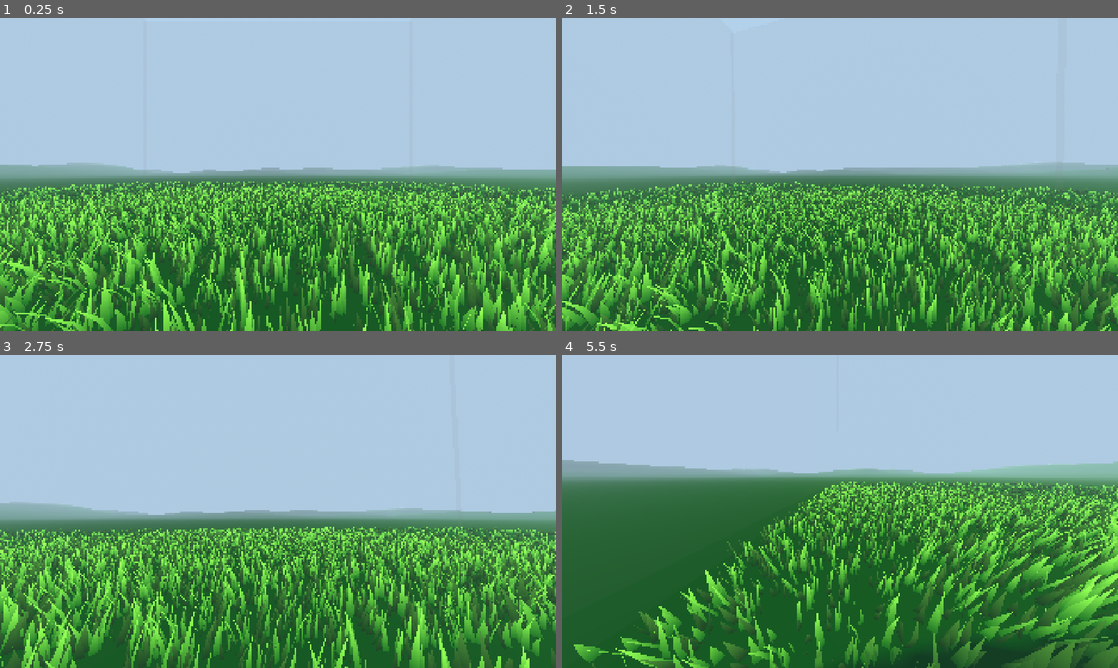
Above: before the commit, frames 1-4 (two rows, left to right).
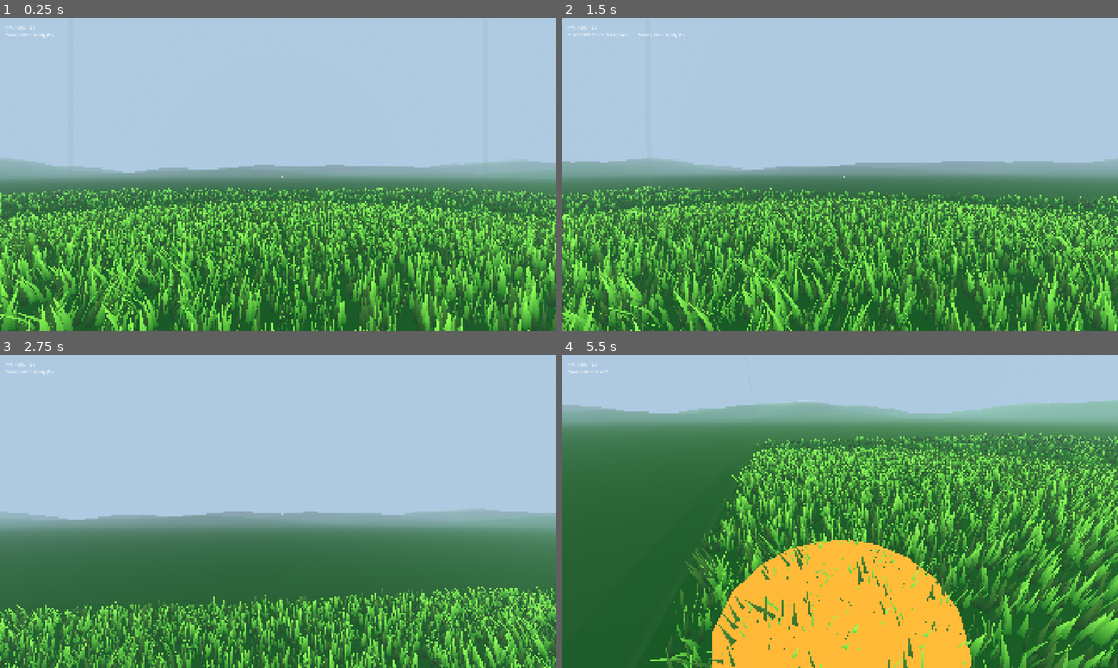
Above: after the commit, the same moments.

Repository: Error403Allowed/Rebound
Game: Godot game, scene res://Scenes/main.tscn
Two runs of this game, one before a commit and one after it. Both use one fixed random seed, a clock stepped at 60 frames per second and the inputs below.
Inputs (mouse positions are in pixels of both pictures, inside the frame that each line leads up to):
- Up to frame 1 (0.25 s): no input
- Up to frame 2 (1.5 s): tap Enter at 0.5, 1.25 s; move the mouse to (867, 174) at 0.52 s; hold Shift 0.53-1.28 s; hold W from 0.53 s (still down); tap E at 0.6 s; click (867, 174) at 0.67 s; tap Space at 0.77, 1.07 s; move the mouse to (812, 174) at 1.27 s; tap Shift at 1.35 s; click (812, 174) at 1.42 s
- Up to frame 3 (2.75 s): keep holding W; tap Space at 1.52, 1.55, 1.82 s; tap Enter at 2 s; move the mouse to (289, 505) at 2.02 s; hold Space from 2.03 s (still down); click (289, 505) at 2.17 s; tap E at 2.3 s
- Up to frame 4 (5.5 s): move the mouse to (834, 517) at 2.77 s; release Space at 2.78 s; tap E at 2.85 s; click (834, 517) at 2.92 s; tap Space at 3.02, 3.32, 3.77, 3.8, 4.07 s; tap Shift at 3.05 s; tap Enter at 3.5, 4.25, 5 s; move the mouse to (878, 514) at 3.52 s; hold Shift 3.53-4.25 s; click (878, 514) at 3.67 s; tap Escape (ui_cancel) at 4.15 s; release W at 4.25 s; drag from (673, 464) to (756, 433) at 4.27 s; move the mouse to (845, 511) at 5.02 s; hold W from 5.03 s (still down); hold Shift from 5.03 s (still down); tap 1 at 5.1 s; click (845, 511) at 5.17 s

The runs differ from the first frame. In frame 1, 33% of the frame differs, in the area x 0-100%, y 2-100%; in frame 2, 31%; in frame 3, 35%; in frame 4, 60%.

Commit message:
updated movement + trampoline

Diff:
--- a/Scenes/combat_test.tscn
+++ /dev/null
@@ -1,6 +0,0 @@
-[gd_scene format=3 uid="uid://dlitrxnl8meur"]
-
-[ext_resource type="Script" uid="uid://du2v5fo0pnoxo" path="res://Scripts/survival_run.gd" id="1"]
-
-[node name="CombatTest" type="Node3D" unique_id=765497985]
-script = ExtResource("1")
--- /dev/null
+++ b/Scenes/enemy.tscn
@@ -0,0 +1,8 @@
+[gd_scene format=3 uid="uid://dfc4lnwdviwss"]
+
+[ext_resource type="Script" uid="uid://c1rb2fyt28634" path="res://enemy.gd" id="1_hghv2"]
+
+[node name="Node3D" type="Node3D" unique_id=893543193]
+
+[node name="Enemy" type="CharacterBody3D" parent="." unique_id=935829526]
+script = ExtResource("1_hghv2")
--- a/Scenes/main.tscn
+++ b/Scenes/main.tscn
@@ -1,8 +1,7 @@
 [gd_scene format=3 uid="uid://brkywcw4q7i8e"]
 
 [ext_resource type="Script" uid="uid://ddptp7gx1mlp7" path="res://Scenes/scenery.gd" id="1_21xkr"]
-[ext_resource type="PackedScene" uid="uid://w0aspmdv1nou" path="res://Scenes/player.tscn" id="1_jjgbg"]
-[ext_resource type="Script" uid="uid://dopr0l2bbw7nv" path="res://Scripts/player.gd" id="2_bo1nx"]
+[ext_resource type="Script" uid="uid://cr4yf17jkeobf" path="res://Scenes/player.gd" id="2_bo1nx"]
 [ext_resource type="Script" uid="uid://d4esdhxjbwtti" path="res://Scenes/grass.gd" id="2_jjvhh"]
 [ext_resource type="Material" uid="uid://bubb7b6kixth4" path="res://Textures/grass_material.tres" id="2_kry3j"]
 [ext_resource type="Script" uid="uid://dspsd6om7ybfx" path="res://Scenes/world.gd" id="5_kry3j"]
@@ -18,6 +17,10 @@
 background_mode = 2
 sky = SubResource("Sky_bo1nx")
 glow_enabled = true
+
+[sub_resource type="CapsuleShape3D" id="CapsuleShape3D_xgh8v"]
+radius = 0.4
+height = 1.8
 
 [node name="Main" type="Node3D" unique_id=474837367]
 
@@ -39,6 +42,13 @@
 transform = Transform3D(-0.8778102, -0.463643, -0.12035135, -0.47780037, 0.829674, 0.28870025, -0.03400147, 0.31092793, -0.94982517, 0, 12.717308, -7.6219816)
 shadow_enabled = true
 
-[node name="Player" parent="." unique_id=2081837301 instance=ExtResource("1_jjgbg")]
-transform = Transform3D(1, 0, 0, 0, 1, 0, 0, 0, 1, 0, 1.5112839, 0)
+[node name="Player" type="CharacterBody3D" parent="." unique_id=1737231746]
 script = ExtResource("2_bo1nx")
+
+[node name="CollisionShape3D" type="CollisionShape3D" parent="Player" unique_id=1884869227]
+shape = SubResource("CapsuleShape3D_xgh8v")
+
+[node name="Head" type="Node3D" parent="Player" unique_id=38199390]
+transform = Transform3D(1, 0, 0, 0, 1, 0, 0, 0, 1, 0, 1.6, 0)
+
+[node name="Camera3D" type="Camera3D" parent="Player/Head" unique_id=60206485]
--- a/Scenes/placed_trampoline.tscn
+++ /dev/null
@@ -1,33 +0,0 @@
-[gd_scene load_steps=6 format=3]
-
-[ext_resource type="Script" path="res://Scripts/placed_trampoline.gd" id="1"]
-
-[sub_resource type="BoxShape3D" id="Trigger"]
-size = Vector3(3, 0.4, 3)
-
-[sub_resource type="BoxMesh" id="Surface"]
-size = Vector3(2.8, 0.14, 2.8)
-
-[sub_resource type="BoxMesh" id="Frame"]
-size = Vector3(3, 0.12, 3)
-
-[sub_resource type="StandardMaterial3D" id="FrameMaterial"]
-albedo_color = Color(0.1, 0.12, 0.15, 1)
-
-[node name="PlacedTrampoline" type="Area3D"]
-collision_layer = 0
-collision_mask = 2
-script = ExtResource("1")
-
-[node name="CollisionShape3D" type="CollisionShape3D" parent="."]
-shape = SubResource("Trigger")
-
-[node name="Visuals" type="Node3D" parent="."]
-
-[node name="Frame" type="MeshInstance3D" parent="Visuals"]
-position = Vector3(0, -0.09, 0)
-mesh = SubResource("Frame")
-material_override = SubResource("FrameMaterial")
-
-[node name="Surface" type="MeshInstance3D" parent="Visuals"]
-mesh = SubResource("Surface")
--- a/Scenes/player.gd
+++ b/Scenes/player.gd
@@ -1,79 +1,245 @@
 extends CharacterBody3D
 
-@export var speed: float = 5.0
-@export var sprint_speed: float = 7.5
-@export var jump_velocity: float = 4.5
-@export var mouse_sensitivity: float = 0.002
-@export var ground_acceleration: float = 50.0
-@export var air_acceleration: float = 15.0
-
-var gravity: float = float(ProjectSettings.get_setting("physics/3d/default_gravity"))
-var _jump_was_held: bool = false
+@export_group("Movement")
+@export var move_speed := 11.0
+@export var ground_accel := 90.0
+@export var air_accel := 20.0
+@export var jump_speed := 8.0
+@export var gravity := 22.0
+@export var fall_multiplier := 1.4
+@export var mouse_sensitivity := 0.0025
+
+@export_group("Trampoline")
+@export var launch_speed := 24.0
+@export var slam_multiplier := 2.5
+@export var max_fall_speed := 60.0
+@export var place_range := 10.0
+@export var place_cooldown := 5.0
+@export var tramp_radius := 1.5
+@export var world_size := 65.0           # must match the World script
+
+@export_group("Combat")
+@export var max_health := 100
+@export var stomp_damage := 1
+@export var hit_invulnerability := 0.4   # seconds of protection after being hit
 
 @onready var head: Node3D = $Head
 @onready var camera: Camera3D = $Head/Camera3D
-var _base_fov: float = 0.0
+
+const TRAMP_HEIGHT := 0.3
+
+var place_mode := false
+var cooldown_left := 0.0
+var launched := false
+var health := 100
+var hit_timer := 0.0
+var stomped: Array = []                  # enemies already hit during this slam
+
+var tramp_mesh: CylinderMesh
+var preview: MeshInstance3D
+var preview_mat: StandardMaterial3D
+var stomp_zone: Area3D
+var hud: Label
+
 
 func _ready() -> void:
-	_base_fov = camera.fov
+	add_to_group("player")
+	health = max_health
 	Input.mouse_mode = Input.MOUSE_MODE_CAPTURED
 
+	tramp_mesh = CylinderMesh.new()
+	tramp_mesh.top_radius = tramp_radius
+	tramp_mesh.bottom_radius = tramp_radius
+	tramp_mesh.height = TRAMP_HEIGHT
+	tramp_mesh.radial_segments = 16
+	tramp_mesh.rings = 1
+	var tramp_mat := StandardMaterial3D.new()
+	tramp_mat.albedo_color = Color(1.0, 0.45, 0.1)
+	tramp_mat.specular_mode = BaseMaterial3D.SPECULAR_DISABLED
+	tramp_mesh.material = tramp_mat
+
+	preview_mat = StandardMaterial3D.new()
+	preview_mat.shading_mode = BaseMaterial3D.SHADING_MODE_UNSHADED
+	preview_mat.transparency = BaseMaterial3D.TRANSPARENCY_ALPHA
+	preview = MeshInstance3D.new()
+	preview.mesh = tramp_mesh
+	preview.material_override = preview_mat
+	preview.top_level = true
+	preview.cast_shadow = GeometryInstance3D.SHADOW_CASTING_SETTING_OFF
+	preview.visible = false
+	add_child(preview)
+
+	stomp_zone = Area3D.new()
+	var zone_shape := CollisionShape3D.new()
+	var sphere := SphereShape3D.new()
+	sphere.radius = 1.0
+	zone_shape.shape = sphere
+	stomp_zone.add_child(zone_shape)
+	stomp_zone.position = Vector3(0, 0.3, 0)
+	add_child(stomp_zone)
+
+	var layer := CanvasLayer.new()
+	hud = Label.new()
+	hud.position = Vector2(20, 20)
+	layer.add_child(hud)
+	var cross := Label.new()
+	cross.text = "+"
+	cross.custom_minimum_size = Vector2(40, 40)
+	cross.horizontal_alignment = HORIZONTAL_ALIGNMENT_CENTER
+	cross.vertical_alignment = VERTICAL_ALIGNMENT_CENTER
+	cross.set_anchors_and_offsets_preset(Control.PRESET_CENTER)
+	layer.add_child(cross)
+	add_child(layer)
+
+
 func _unhandled_input(event: InputEvent) -> void:
-	if event.is_action_pressed("ui_cancel"):
-		Input.mouse_mode = Input.MOUSE_MODE_VISIBLE
-		return
-	if event is InputEventMouseButton:
-		if event.button_index == MOUSE_BUTTON_LEFT and event.pressed:
-			Input.mouse_mode = Input.MOUSE_MODE_CAPTURED
 	if event is InputEventMouseMotion and Input.mouse_mode == Input.MOUSE_MODE_CAPTURED:
 		rotate_y(-event.relative.x * mouse_sensitivity)
-		head.rotation.x = clampf(
-			head.rotation.x - event.relative.y * mouse_sensitivity,
-			deg_to_rad(-89.0), deg_to_rad(89.0)
-		)
+		head.rotation.x = clampf(head.rotation.x - event.relative.y * mouse_sensitivity, -1.5, 1.5)
+	elif event is InputEventKey and event.pressed and not event.echo:
+		if event.physical_keycode == KEY_E:
+			place_mode = not place_mode
+		elif event.physical_keycode == KEY_ESCAPE:
+			Input.mouse_mode = Input.MOUSE_MODE_VISIBLE
+	elif event is InputEventMouseButton and event.pressed and event.button_index == MOUSE_BUTTON_LEFT:
+		if Input.mouse_mode != Input.MOUSE_MODE_CAPTURED:
+			Input.mouse_mode = Input.MOUSE_MODE_CAPTURED
+		elif place_mode:
+			try_place()
+
 
 func _physics_process(delta: float) -> void:
-	var controls_active: bool = Input.mouse_mode == Input.MOUSE_MODE_CAPTURED
-	var grounded: bool = is_on_floor() and velocity.y <= 0.0
-	if not grounded:
-		velocity.y -= gravity * delta
-
-	var jump_held: bool = Input.is_physical_key_pressed(KEY_SPACE)
-	if controls_active and jump_held and not _jump_was_held and grounded:
-		velocity.y = jump_velocity
-	_jump_was_held = jump_held
-
-	var input_dir := Vector2.ZERO
-	if controls_active:
-		if Input.is_physical_key_pressed(KEY_W):
-			input_dir.y -= 1.0
-		if Input.is_physical_key_pressed(KEY_S):
-			input_dir.y += 1.0
-		if Input.is_physical_key_pressed(KEY_A):
-			input_dir.x -= 1.0
-		if Input.is_physical_key_pressed(KEY_D):
-			input_dir.x += 1.0
-	input_dir = input_dir.normalized()
-
-	var direction: Vector3 = global_transform.basis * Vector3(input_dir.x, 0.0, input_dir.y)
-	direction.y = 0.0
-	direction = direction.normalized()
-	var current_speed: float = speed
-	var sprinting: bool = controls_active and Input.is_physical_key_pressed(KEY_SHIFT) and input_dir.y < 0.0
-	if sprinting:
-		current_speed = sprint_speed
-	var target_fov: float = _base_fov + (15.0 if sprinting else 0.0)
-	camera.fov = lerpf(camera.fov, target_fov, 1.0 - exp(-10.0 * delta))
-
-	var horizontal := Vector3(velocity.x, 0.0, velocity.z)
-	if grounded:
-		horizontal = horizontal.move_toward(direction * current_speed, ground_acceleration * delta)
-	elif direction != Vector3.ZERO:
-		# Steering adds velocity only up to the desired speed along this direction.
-		# Existing trampoline momentum is not clamped to walking speed.
-		var available_speed: float = current_speed - horizontal.dot(direction)
-		if available_speed > 0.0:
-			horizontal += direction * minf(air_acceleration * delta, available_speed)
-	velocity.x = horizontal.x
-	velocity.z = horizontal.z
+	cooldown_left = maxf(cooldown_left - delta, 0.0)
+	hit_timer = maxf(hit_timer - delta, 0.0)
+
+	if not is_on_floor():
+		var g := gravity
+		if velocity.y < 0.0:
+			g *= slam_multiplier if launched else fall_multiplier
+		velocity.y = maxf(velocity.y - g * delta, -max_fall_speed)
+
+	if is_on_floor() and Input.is_physical_key_pressed(KEY_SPACE):
+		velocity.y = jump_speed
+
+	var input := Vector2.ZERO
+	if Input.is_physical_key_pressed(KEY_W): input.y -= 1.0
+	if Input.is_physical_key_pressed(KEY_S): input.y += 1.0
+	if Input.is_physical_key_pressed(KEY_A): input.x -= 1.0
+	if Input.is_physical_key_pressed(KEY_D): input.x += 1.0
+	var dir := (transform.basis * Vector3(input.x, 0.0, input.y)).normalized()
+
+	var accel := ground_accel if is_on_floor() else air_accel
+	velocity.x = move_toward(velocity.x, dir.x * move_speed, accel * delta)
+	velocity.z = move_toward(velocity.z, dir.z * move_speed, accel * delta)
+
+	if launched:
+		_stomp_check()
+
 	move_and_slide()
+
+	if launched and is_on_floor() and velocity.y <= 0.0:
+		launched = false
+		stomped.clear()
+
+	_update_preview()
+	_update_hud()
+
+
+# ---------- combat ----------
+
+func take_damage(amount: int) -> void:
+	if hit_timer > 0.0 or health <= 0:
+		return
+	health -= amount
+	hit_timer = hit_invulnerability
+	if health <= 0:
+		get_tree().call_deferred("reload_current_scene")   # placeholder: restart on death
+
+
+func _stomp_check() -> void:
+	if velocity.y > -3.0:                    # only while actually falling
+		return
+	for body in stomp_zone.get_overlapping_bodies():
+		if body in stomped:
+			continue
+		if body.is_in_group("enemy") and body.has_method("squish"):
+			stomped.append(body)
+			body.squish(stomp_damage)
+
+
+# ---------- trampoline ----------
+
+func _aim() -> Dictionary:
+	var from := camera.global_position
+	var to := from - camera.global_transform.basis.z * place_range
+	var query := PhysicsRayQueryParameters3D.create(from, to)
+	query.exclude = [get_rid()]
+	return get_world_3d().direct_space_state.intersect_ray(query)
+
+
+func _is_valid(hit: Dictionary) -> bool:
+	if hit.is_empty() or hit.normal.y < 0.7:
+		return false
+	var limit := world_size / 2.0 - tramp_radius
+	return absf(hit.position.x) <= limit and absf(hit.position.z) <= limit
+
+
+func _update_preview() -> void:
+	preview.visible = false
+	if not place_mode:
+		return
+	var hit := _aim()
+	if not _is_valid(hit):
+		return
+	preview.visible = true
+	preview.global_position = hit.position + Vector3(0, TRAMP_HEIGHT / 2.0, 0)
+	preview_mat.albedo_color = Color(0.2, 1.0, 0.3, 0.5) if cooldown_left <= 0.0 else Color(1.0, 0.2, 0.2, 0.5)
+
+
+func try_place() -> void:
+	if cooldown_left > 0.0:
+		return
+	var hit := _aim()
+	if not _is_valid(hit):
+		return
+	_spawn_trampoline(hit.position)
+	cooldown_left = place_cooldown
+	place_mode = false
+
+
+func _spawn_trampoline(pos: Vector3) -> void:
+	var area := Area3D.new()
+
+	var visual := MeshInstance3D.new()
+	visual.mesh = tramp_mesh
+	visual.position.y = TRAMP_HEIGHT / 2.0
+	visual.cast_shadow = GeometryInstance3D.SHADOW_CASTING_SETTING_OFF
+	area.add_child(visual)
+
+	var col := CollisionShape3D.new()
+	var shape := CylinderShape3D.new()
+	shape.radius = tramp_radius
+	shape.height = 0.8
+	col.shape = shape
+	col.position.y = 0.4
+	area.add_child(col)
+
+	area.body_entered.connect(_on_tramp_entered.bind(area))
+	get_tree().current_scene.add_child(area)
+	area.global_position = pos
+
+
+func _on_tramp_entered(body: Node3D, area: Area3D) -> void:
+	if body != self or area.is_queued_for_deletion():
+		return
+	velocity.y = launch_speed
+	launched = true
+	stomped.clear()
+	area.queue_free()
+
+
+func _update_hud() -> void:
+	var status := "Trampoline ready (E)" if cooldown_left <= 0.0 else "Trampoline in %.1fs" % cooldown_left
+	if place_mode:
+		status = "PLACE MODE: click to place   |   " + status
+	hud.text = "HP: %d / %d\n%s" % [health, max_health, status]
--- a/Scenes/player.tscn
+++ /dev/null
@@ -1,20 +0,0 @@
-[gd_scene format=3 uid="uid://w0aspmdv1nou"]
-
-[sub_resource type="CapsuleMesh" id="CapsuleMesh_xgh8v"]
-
-[sub_resource type="CapsuleShape3D" id="CapsuleShape3D_sh265"]
-
-[node name="Player" type="CharacterBody3D" unique_id=2081837301]
-
-[node name="MeshInstance3D" type="MeshInstance3D" parent="." unique_id=1671026428]
-mesh = SubResource("CapsuleMesh_xgh8v")
-
-[node name="CollisionShape3D" type="CollisionShape3D" parent="." unique_id=816671300]
-shape = SubResource("CapsuleShape3D_sh265")
-
-[node name="Head" type="Node3D" parent="." unique_id=1918011041]
-transform = Transform3D(1, 0, 0, 0, 1, 0, 0, 0, 1, 0, 0.8, 0)
-
-[node name="Camera3D" type="Camera3D" parent="Head" unique_id=1461992244]
-current = true
-fov = 100.0
--- a/Textures/grass.gdshader
+++ b/Textures/grass.gdshader
@@ -8,10 +8,10 @@
 uniform float wind_speed = 1.5;
 uniform float wind_scale = 0.3;
 
-// each tuft picks a random distance inside these bands
-uniform float grow_start = -10.0;
-uniform float grow_end = -5.0;
-uniform float fade_start = 14.0;
+// distance fade, set per layer from the Grass script
+uniform float grow_start = -1.0;   // blades grow in between grow_start and grow_end
+uniform float grow_end = 0.0;
+uniform float fade_start = 14.0;   // blades shrink away between fade_start and fade_end
 uniform float fade_end = 22.0;
 
 varying float v_height;
@@ -24,15 +24,9 @@
     wave += 0.5 * sin(TIME * wind_speed * 2.3 + origin.x * 0.7);
     VERTEX.x += wave * wind_strength * v_height * v_height;
 
-    // random value per tuft, from its position
-    float r = fract(sin(dot(origin.xz, vec2(12.9898, 78.233))) * 43758.5453);
-
+    // shrink toward the ground by distance from the camera
     float d = distance(origin, CAMERA_POSITION_WORLD);
-    float grow_at = mix(grow_start, grow_end, r);
-    float fade_at = mix(fade_start, fade_end, r);
-
-    // short 1.5m shrink so each tuft pops smoothly, at a different distance from its neighbours
-    float s = smoothstep(grow_at, grow_at + 1.5, d) * (1.0 - smoothstep(fade_at - 1.5, fade_at, d));
+    float s = smoothstep(grow_start, grow_end, d) * (1.0 - smoothstep(fade_start, fade_end, d));
     VERTEX *= s;
 
     NORMAL = vec3(0.0, 1.0, 0.0);
--- /dev/null
+++ b/enemy.gd
@@ -0,0 +1,103 @@
+class_name Enemy
+extends CharacterBody3D
+
+signal died(enemy_type: int)
+
+enum Type { BASIC, SPEEDY }
+
+# one row per enemy type, so adding a third type is just another entry
+const STATS := {
+	Type.BASIC:  {"health": 1, "speed": 3.5, "damage": 10, "size": 1.0, "color": Color(0.25, 0.8, 0.25)},
+	Type.SPEEDY: {"health": 1, "speed": 6.5, "damage": 15, "size": 0.8, "color": Color(0.95, 0.75, 0.1)},
+}
+
+@export var type: Type = Type.BASIC
+@export var gravity := 22.0
+@export var attack_range := 1.2        # horizontal distance at which it hits you
+@export var attack_cooldown := 1.0     # seconds between hits
+
+var health := 1
+var speed := 3.5
+var damage := 10
+var dead := false
+var attack_timer := 0.0
+var player
+var mesh: MeshInstance3D
+var collision: CollisionShape3D
+
+
+func _ready() -> void:
+	var stats: Dictionary = STATS[type]
+	health = stats["health"]
+	speed = stats["speed"]
+	damage = stats["damage"]
+	var size: float = stats["size"]
+
+	add_to_group("enemy")
+	player = get_tree().get_first_node_in_group("player")
+
+	# squashed sphere body
+	var sphere := SphereMesh.new()
+	sphere.radius = 0.5 * size
+	sphere.height = 0.8 * size
+	sphere.radial_segments = 12
+	sphere.rings = 6
+	var mat := StandardMaterial3D.new()
+	mat.albedo_color = stats["color"]
+	mat.roughness = 0.4
+	sphere.material = mat
+	mesh = MeshInstance3D.new()
+	mesh.mesh = sphere
+	mesh.position.y = 0.4 * size
+	mesh.cast_shadow = GeometryInstance3D.SHADOW_CASTING_SETTING_OFF
+	add_child(mesh)
+
+	collision = CollisionShape3D.new()
+	var shape := SphereShape3D.new()
+	shape.radius = 0.45 * size
+	collision.shape = shape
+	collision.position.y = 0.45 * size
+	add_child(collision)
+
+
+func _physics_process(delta: float) -> void:
+	if dead or player == null:
+		return
+
+	if not is_on_floor():
+		velocity.y -= gravity * delta
+
+	# walk straight at the player
+	var to_player: Vector3 = player.global_position - global_position
+	to_player.y = 0.0
+	var flat := to_player.length()
+	var dir := to_player / flat if flat > 0.01 else Vector3.ZERO
+	velocity.x = dir.x * speed
+	velocity.z = dir.z * speed
+	move_and_slide()
+
+	# little jelly wobble
+	mesh.scale.y = 1.0 + 0.12 * sin(Time.get_ticks_msec() * 0.01 + get_instance_id())
+
+	# contact damage (the player is safe while launched, since slamming is their attack)
+	attack_timer = maxf(attack_timer - delta, 0.0)
+	if attack_timer <= 0.0 and flat <= attack_range \
+			and absf(player.global_position.y - global_position.y) < 1.6 \
+			and not player.launched:
+		player.take_damage(damage)
+		attack_timer = attack_cooldown
+
+
+func squish(amount: int = 1) -> void:
+	if dead:
+		return
+	health -= amount
+	if health > 0:
+		return
+	dead = true
+	remove_from_group("enemy")
+	collision.set_deferred("disabled", true)
+	died.emit(type)
+	var tween := create_tween()
+	tween.tween_property(mesh, "scale", Vector3(1.8, 0.1, 1.8), 0.1)
+	tween.tween_callback(queue_free)
Not shown, changed: Scenes/player.gd.uid
Not shown, added: enemy.gd.uid
